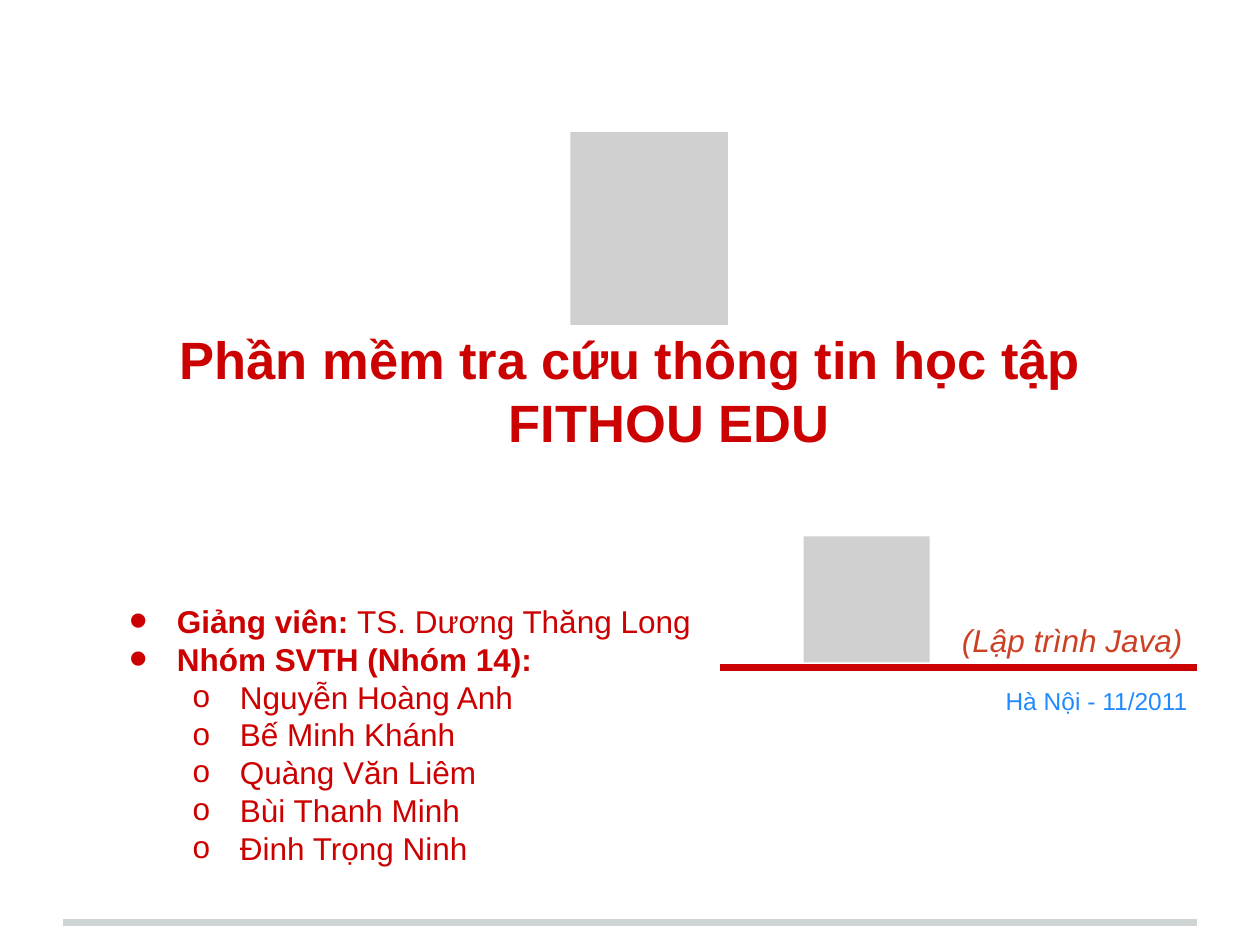
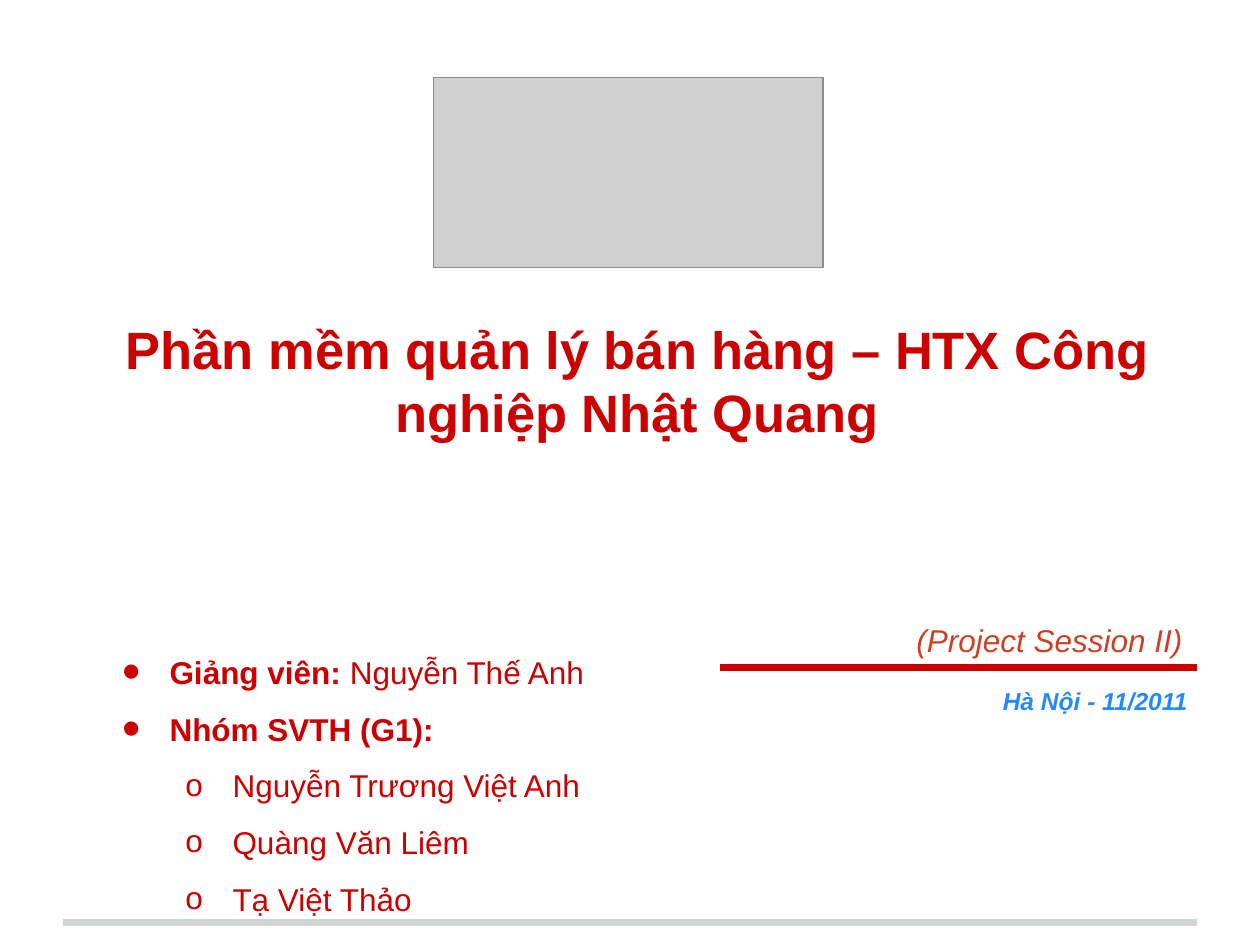
Before and after one commit to vnshine/session2-g1, a slide deck: slide 1 of Doc/BáocáoJava-N14-08B3-FITHOU.pptx. Drawn at 1260x945 pixels with LibreOffice and Linux fonts; fonts in the diff are those of the drawing; grey boxes stand for pictures. Boxes give left, top, right and bottom in pixels: in the first picture for what was removed or moved away, otherwise in the second. Text is boxed around its words. In the diff, an @@ line names an element or a change of style, - is before the commit and + after.

```diff
--- a/Doc/BáocáoJava-N14-08B3-FITHOU.pptx
+++ b/Doc/BáocáoJava-N14-08B3-FITHOU.pptx
@@ picture added at [433,78,823,268] @@
@@ picture removed at [571,132,728,325] @@
@@ title at [126,328,1148,443]: text changed @@
-Phần mềm tra cứu thông tin học tập
-FITHOU EDU
+Phần mềm quản lý bán hàng – HTX Công nghiệp Nhật Quang
@@ picture removed at [804,537,930,663] @@
@@ text "Giảng viên: Nguyễn Thế Anh": place and size @@
-text "Giảng viên: Nguyễn Thế Anh" at [177,609,691,866]
+text "Giảng viên: Nguyễn Thế Anh" at [170,659,584,916]
@@ text at [916,629,1182,658]: text changed @@
-(Lập trình Java)
+(Project Session II)
@@ text at [170,659,584,803]: text changed @@
-• Giảng viên: TS. Dương Thăng Long
-• Nhóm SVTH (Nhóm 14):
-  o Nguyễn Hoàng Anh
-      o Bế Minh Khánh
+• Giảng viên: Nguyễn Thế Anh
+• Nhóm SVTH (G1):
+  o Nguyễn Trương Việt Anh
@@ text "Hà Nội - 11/2011" at [1003,691,1187,714]: bold on, italic on @@
@@ text at [233,830,469,860]: list level 2 to 4 in "Quàng Văn Liêm"; line spacing 1 to 1.5 @@
@@ text at [233,887,412,916]: text changed @@
-  o Bùi Thanh Minh
-  o Đinh Trọng Ninh
+  o Tạ Việt Thảo
```
Also in this commit, not shown: 9 other files.
